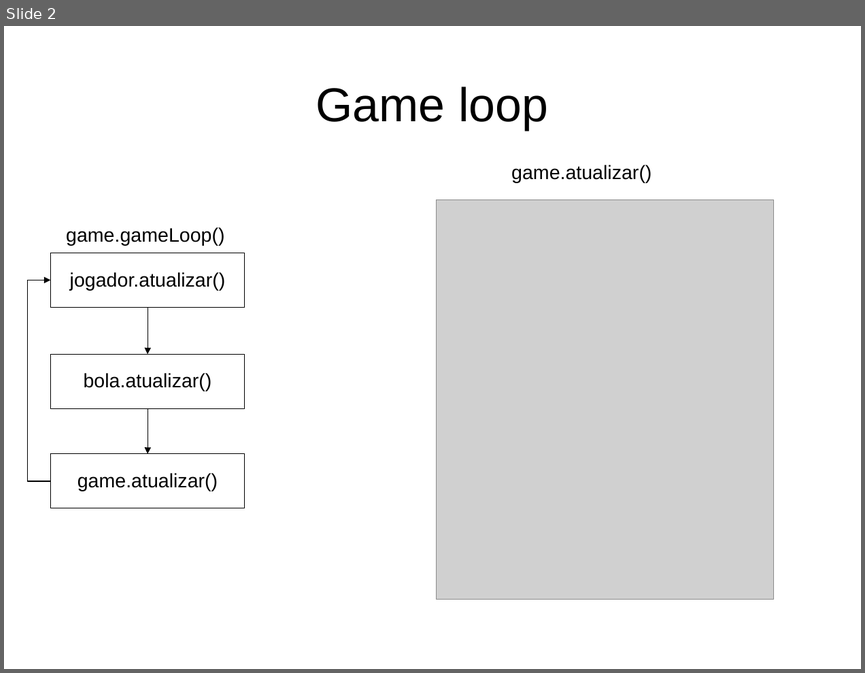
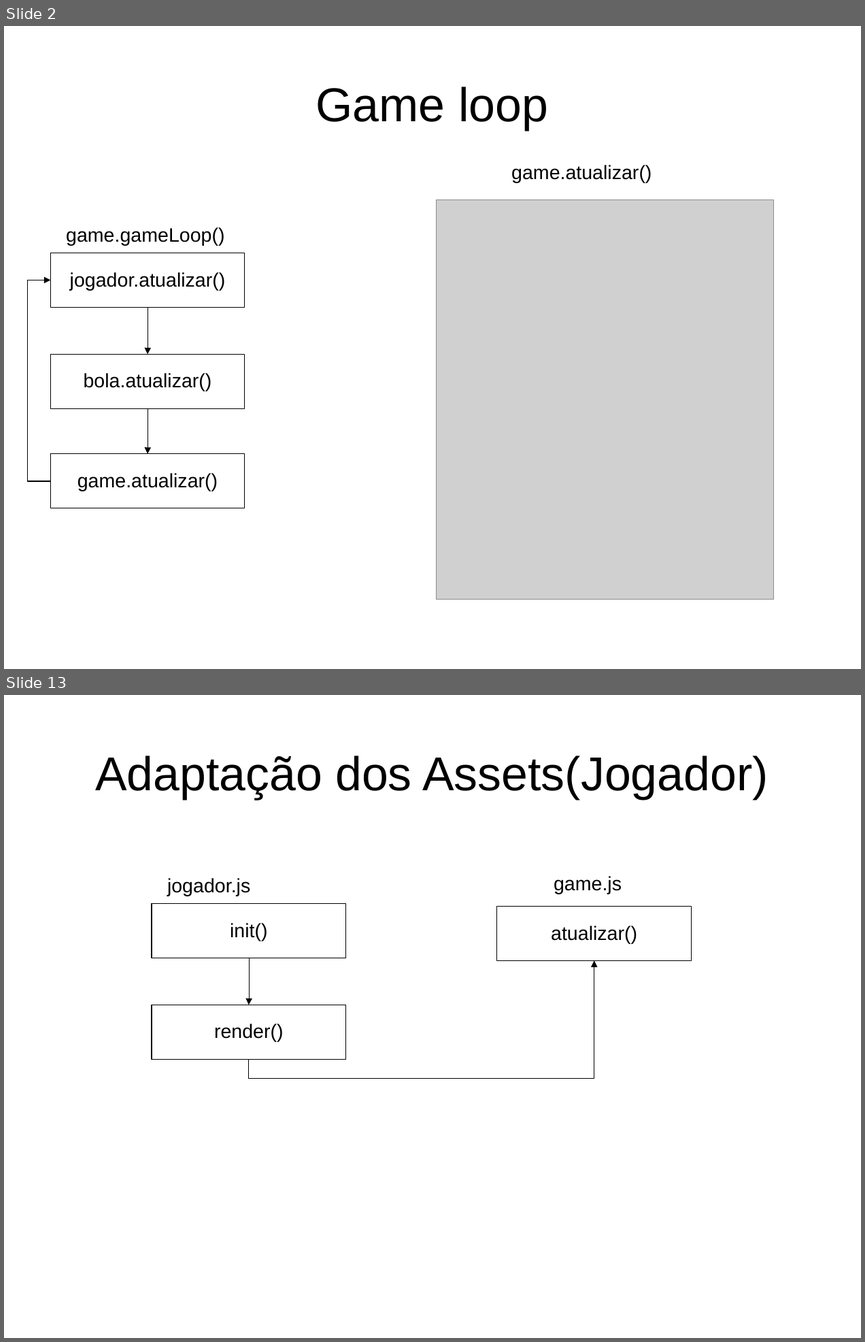
Before and after one commit to jucimarjr/posueagames, a slide deck: brunorichele/breakout/apres/breakout.ppt. Shown one above the other, each under a label of ours: slide 2 before the commit, slides 2 and 13 after it; the slides between them are not shown. The pictures are 865x673 and 865x1342 pixels, drawn with LibreOffice and Linux fonts; fonts in the diff are those of the drawing; grey boxes stand for pictures. Boxes give left, top, right and bottom in pixels: in the first picture for what was removed or moved away, otherwise in the second. Text is boxed around its words. In the diff, an @@ line names an element or a change of style, - is before the commit and + after.

```diff
--- a/brunorichele/breakout/apres/breakout.ppt
+++ b/brunorichele/breakout/apres/breakout.ppt
@@ slide 13 added at [4, 695, 861, 1338], background #FFFFFF @@
@@ title added at [95, 756, 768, 799], 44 pt, text #000000 @@
+Adaptação dos Assets(Jogador)
@@ text added at [167, 878, 250, 896], 18 pt, text #000000 @@
+jogador.js
@@ text added at [553, 876, 621, 894], 18 pt, text #000000 @@
+game.js
@@ rectangle added at [152, 903, 346, 957], outline #000000 0.74 pt, 18 pt, text #000000 @@
+init()
@@ rectangle added at [497, 906, 691, 961], outline #000000 0.74 pt, 18 pt, text #000000 @@
+atualizar()
@@ elbow arrow added from (249, 957) to (249, 1004), #000000 0.74 pt @@
@@ elbow arrow added from (249, 1059) to (594, 961), #000000 0.74 pt @@
@@ rectangle added at [152, 1004, 346, 1059], outline #000000 0.74 pt, 18 pt, text #000000 @@
+render()
```
Also in this commit, not shown: 11 other slides added, 7 other files.
